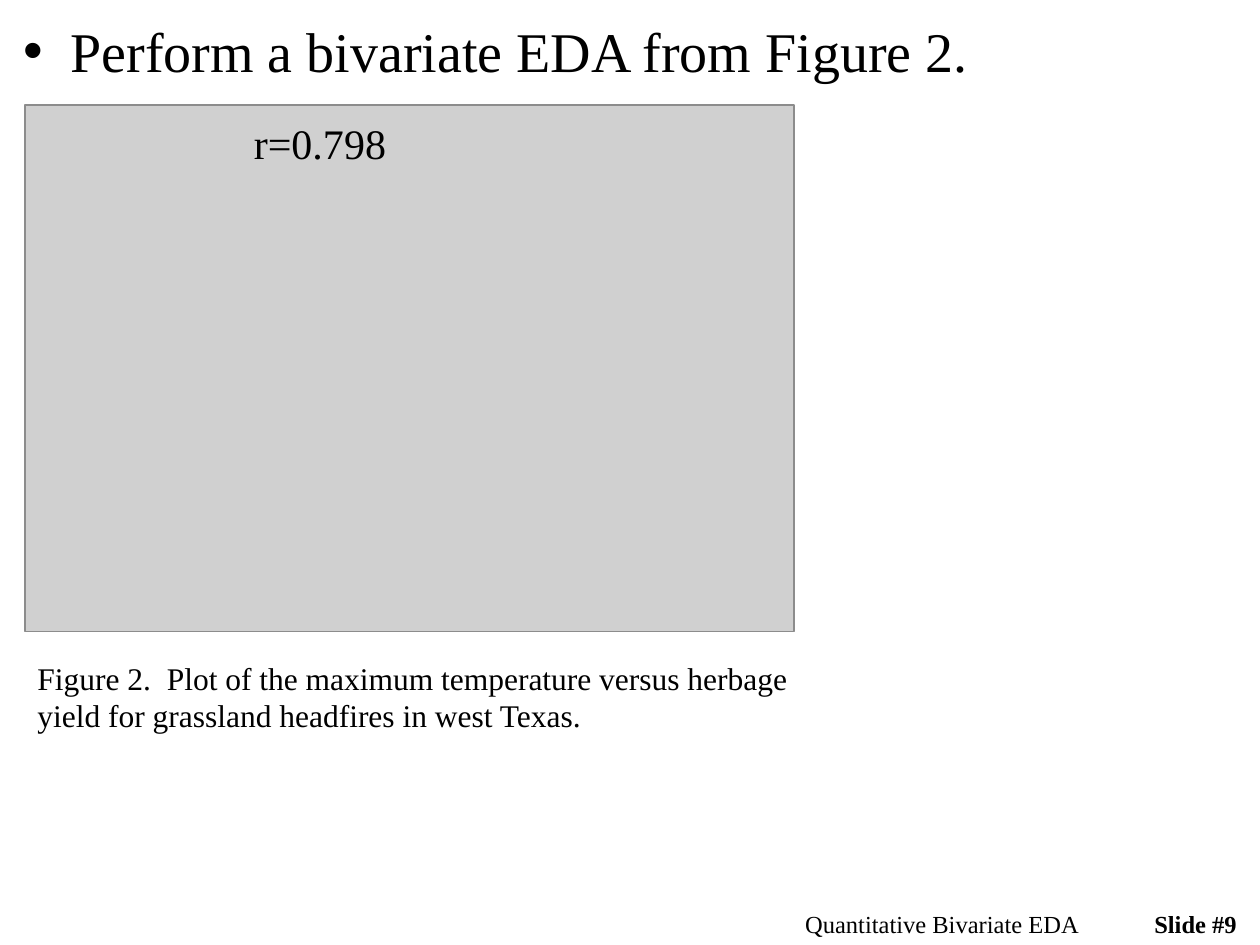
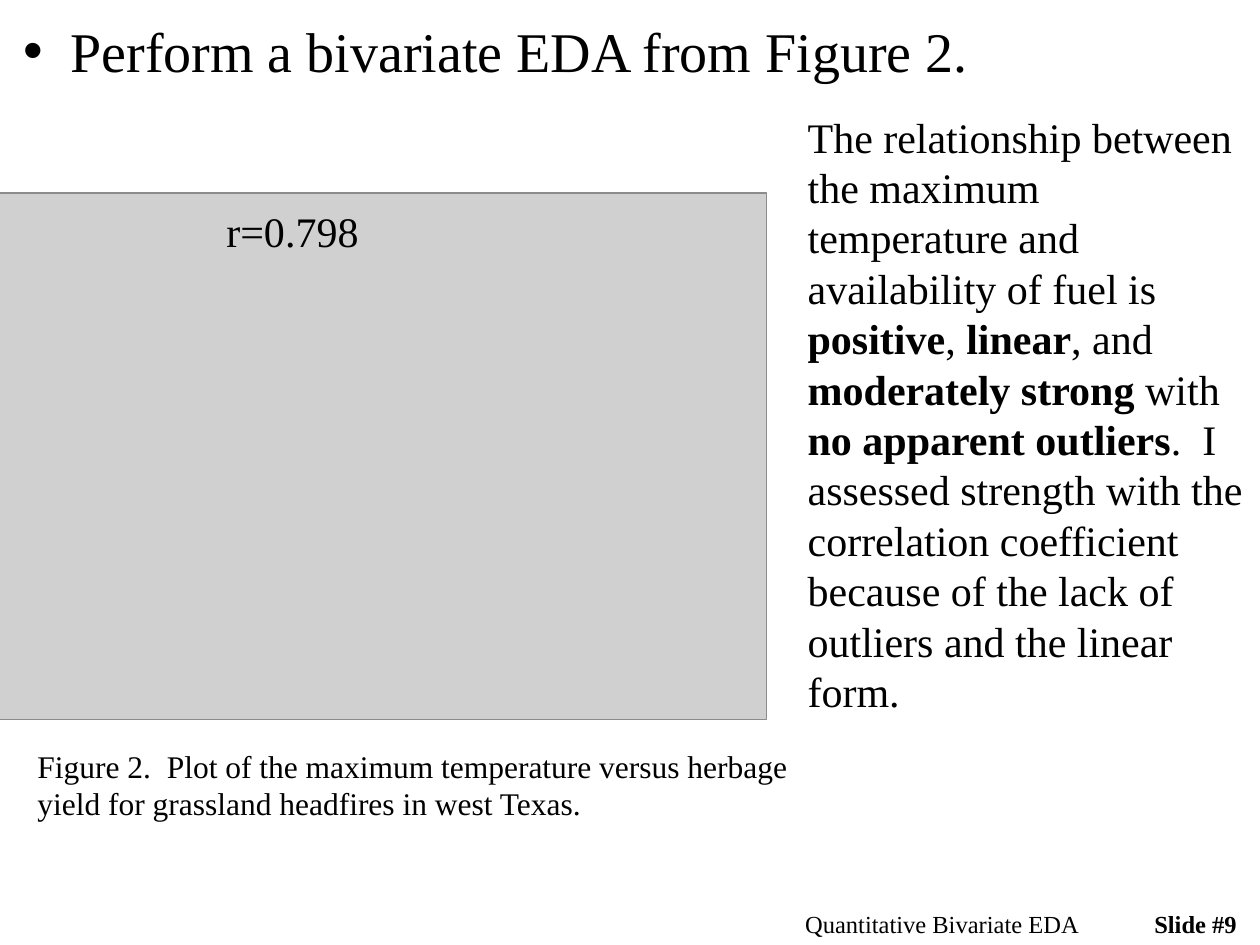
Before and after one commit to droglenc/NCMTH107, a slide deck: slide 9 of modules/BivEDA_Quantitative/PPT.pptx. Drawn at 1260x945 pixels with LibreOffice and Linux fonts; fonts in the diff are those of the drawing; grey boxes stand for pictures. Boxes give left, top, right and bottom in pixels: in the first picture for what was removed or moved away, otherwise in the second. Text is boxed around its words. In the diff, an @@ line names an element or a change of style, - is before the commit and + after.

```diff
--- a/modules/BivEDA_Quantitative/PPT.pptx
+++ b/modules/BivEDA_Quantitative/PPT.pptx
@@ text added at bbox=[808, 124, 1242, 708], 24 pt, text #000000 @@
+The relationship between the maximum temperature and availability of fuel is positive, linear, and moderately strong with no apparent outliers. I assessed strength with the correlation coefficient because of the lack of outliers and the linear form.
@@ picture: place and size @@
-picture at bbox=[25, 105, 794, 631]
+picture at bbox=[0, 193, 766, 719]
@@ text "r=0.798": place and size @@
-text "r=0.798" at bbox=[254, 131, 386, 160]
+text "r=0.798" at bbox=[226, 219, 358, 248]
@@ text "Figure 2. Plot of the ...": place and size @@
-text "Figure 2. Plot of the ..." at bbox=[37, 668, 787, 734]
+text "Figure 2. Plot of the ..." at bbox=[37, 756, 787, 822]
```
Also in this commit, not shown: 3 other slides changed, 3 other files.
